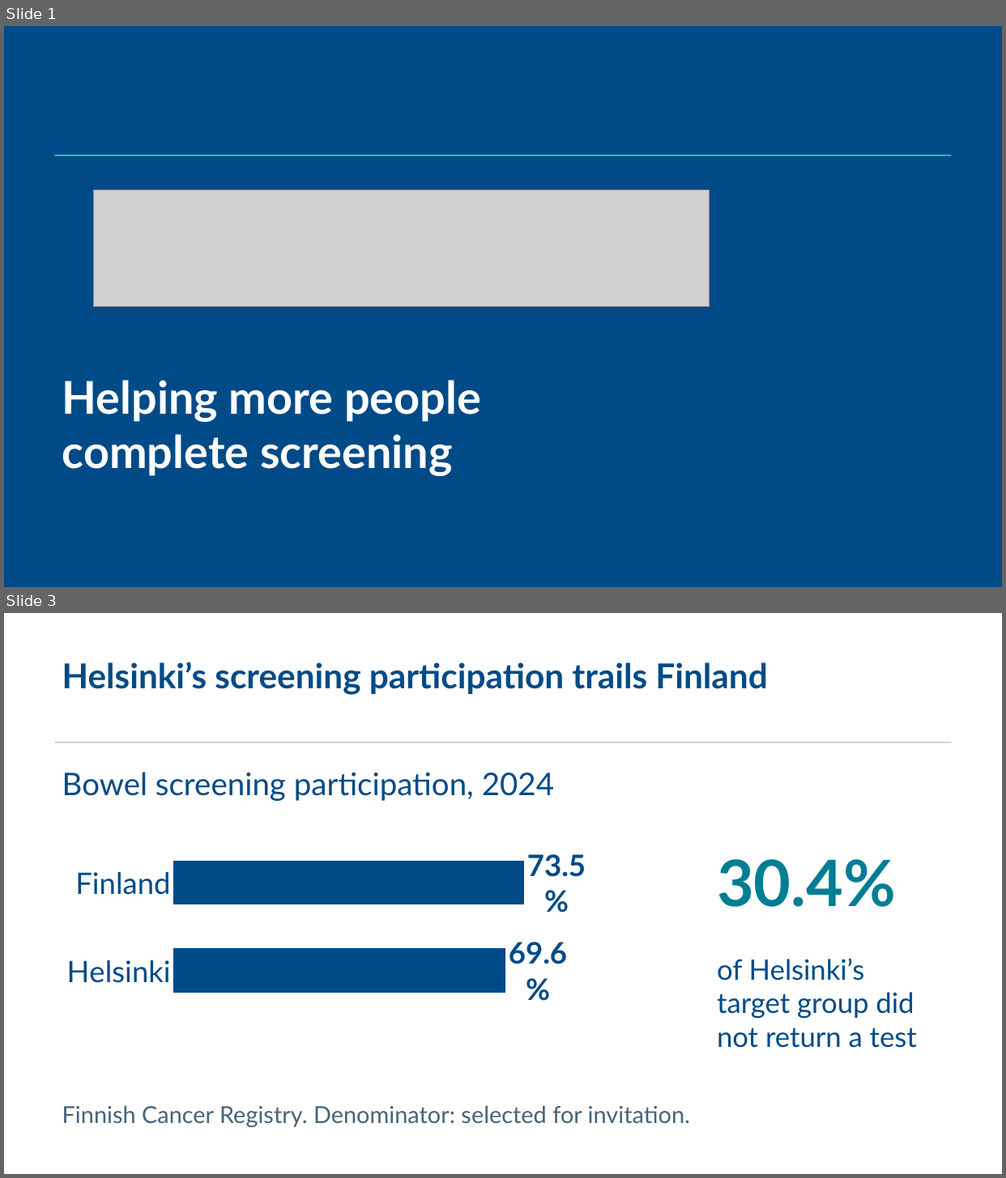
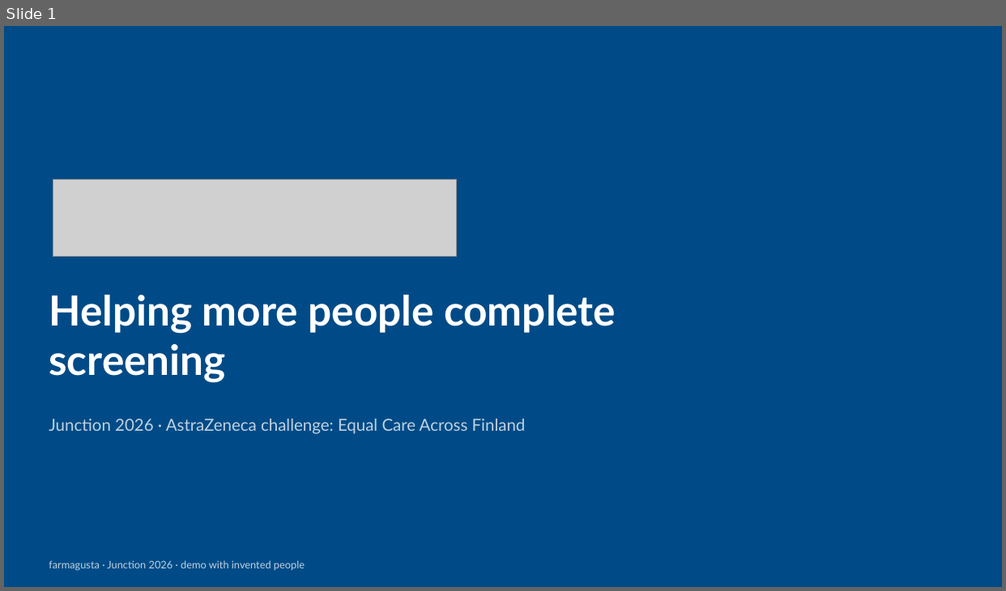
Before and after one commit to rromppanen/junction26, a slide deck: docs/pitch/farmagusta-screening-attendance.pptx. Shown one above the other, each under a label of ours: slides 1 and 3 before the commit, slide 1 after it; the slides between them are not shown. The pictures are 1006x1178 and 1006x591 pixels, drawn with LibreOffice and Linux fonts; fonts in the diff are those of the drawing; grey boxes stand for pictures. Boxes give left, top, right and bottom in pixels: in the first picture for what was removed or moved away, otherwise in the second. Text is boxed around its words. In the diff, an @@ line names an element or a change of style, - is before the commit and + after.

```diff
--- a/docs/pitch/farmagusta-screening-attendance.pptx
+++ b/docs/pitch/farmagusta-screening-attendance.pptx
@@ slide 3 removed at [4, 613, 1002, 1174], background #FFFFFF @@
@@ text removed at [62, 662, 767, 695] @@
-Helsinki’s screening participation trails Finland
@@ rectangle removed at [55, 742, 952, 743] @@
@@ text removed at [62, 772, 554, 801] @@
-Bowel screening participation, 2024
@@ bar chart removed at [55, 835, 663, 1019] @@
-categories: Helsinki, Finland
-Series 1: 0.696, 0.735
@@ text removed at [717, 859, 896, 907] @@
-30.4%
@@ text removed at [717, 958, 917, 1048] @@
-of Helsinki’s
-target group did
-not return a test
@@ text removed at [62, 1105, 690, 1128] @@
-Finnish Cancer Registry. Denominator: selected for invitation.
@@ slide 1 changed as well @@
@@ rectangle removed at [55, 155, 952, 156] @@
@@ picture: place and size @@
-picture at [94, 190, 710, 307]
+picture at [53, 179, 457, 257]
@@ text at [49, 295, 616, 383]: text changed; size 43.5 to 40 pt @@
-Helping more people
-complete screening
+Helping more people complete screening
@@ text added at [49, 419, 526, 434], 16 pt, text #BFD2E1 @@
+Junction 2026 · AstraZeneca challenge: Equal Care Across Finland
@@ text added at [49, 561, 305, 571], 10 pt, text #BFD2E1 @@
+farmagusta · Junction 2026 · demo with invented people
```
Also in this commit, not shown: 13 other slides changed, 4 slides added, 4 other slides removed.
